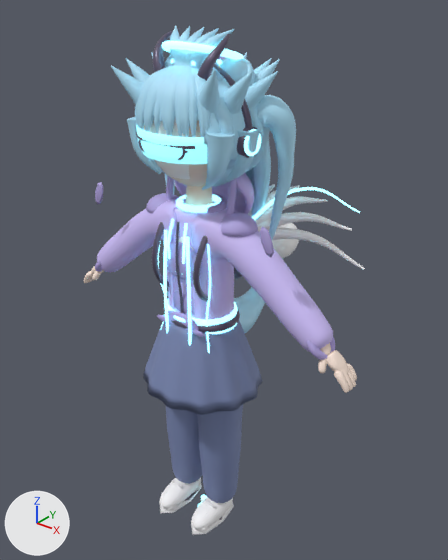
Renders of the glTF model public/models/avatar.glb from each side of a commit.
One viewpoint serves both versions: a 50 mm camera at (1.365, -1.568, 2.104) aimed at (-0.042, 0.19, 1.014). Lighting does not change. The marker at lower left points along +X, +Y and +Z. The picture after the commit comes second.

The scene before the commit, as lines of its bpy script (objects in view):
```python
me_acc_backpack = bpy.data.meshes.new('Acc_backpack')
me_acc_backpack.from_pydata(...)  # 784 vertices, 1548 faces; spans x -0.122..0.122, y -0.146..0.242, z 1.03..1.371
# faces by material slot: [1536, 12]
me_acc_backpack.materials.append(mat_dark)  # greyish purple #61596f
me_acc_backpack.materials.append(mat_accent)  # cyan #95f3ff, glowing cyan #95f3ff
me_acc_horns = bpy.data.meshes.new('Acc_horns')
me_acc_horns.from_pydata(...)  # 1400 vertices, 2792 faces; spans x -0.134..0.134, y -0.096..0.042, z 1.789..1.961
# faces by material slot: [872, 1920]
me_acc_horns.materials.append(mat_dark)  # greyish purple #61596f
me_acc_horns.materials.append(mat_accent)  # cyan #95f3ff, glowing cyan #95f3ff
me_body_001 = bpy.data.meshes.new('Body.001')
me_body_001.from_pydata(...)  # 6454 vertices, 12880 faces; spans x -0.652..0.652, y -0.12..0.084, z 0.014..1.486
me_body_001.materials.append(mat_skin)  # pale pink #f9e5d7
ob_acc_backpack = bpy.data.objects.new('Acc_backpack', me_acc_backpack)
ob_acc_backpack.location = (0.0, 0.0, 0.0)
ob_acc_horns = bpy.data.objects.new('Acc_horns', me_acc_horns)
ob_acc_horns.location = (0.0, 0.0, 0.0)
ob_body = bpy.data.objects.new('Body', me_body_001)
ob_body.location = (0.0, 0.0, 0.0)
# also in view: 'Hair_ponytail' at (0.0, 0.073, 1.548); 'Hair_bob' at (0.0, 0.024, 1.689); 'Hair_long' at (0.0, 0.038, 1.546); 'Top_cyber' at (0.0, 0.0, 1.077); 'Acc_foxears' at (0.0, 0.29, 1.35)
```
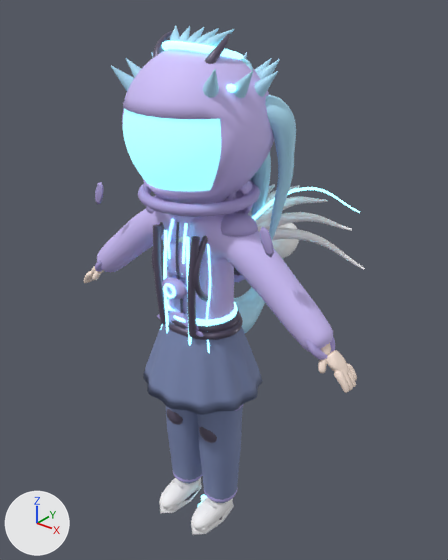
Changed parts and their boxes [x1, y1, x2, y2] in the pictures (448 x 560 px):
'Acc_helmet', added: after [122, 49, 274, 217]
    faces in mat_top (purple #d3c4ff): [122, 49, 274, 204]
    faces in mat_visor (cyan #95f3ff, glowing cyan #95f3ff): [123, 108, 221, 191]
    faces in mat_topdark (blue #b3a6e1): [138, 181, 260, 217]
'Top_space', added: after [98, 198, 331, 351]
    faces in mat_dark (greyish purple #61596f): [153, 224, 243, 340]
    faces in mat_topdark (blue #b3a6e1): [98, 198, 331, 351]
    faces in mat_top (purple #d3c4ff): [173, 215, 196, 316]
'Bottom_space', added: after [167, 308, 243, 502]
    faces in mat_dark (greyish purple #61596f): [167, 308, 240, 443]
    faces in mat_topdark (blue #b3a6e1): [172, 404, 243, 502]
'Hair_bob', unchanged, covered by the edit: before [127, 66, 270, 187]
'Top_hoodie', unchanged, covered by the edit: before [166, 56, 335, 359]; after [167, 180, 335, 359]
'Hair_long', unchanged, covered by the edit: before [135, 42, 271, 220]; after [191, 42, 271, 220]
'Acc_visor', unchanged, covered by the edit: before [136, 125, 207, 164]

What the commit changed:
Mesh me_top_space is new.
It has 6676 vertices, 13361 faces and spans x -0.646..0.646, y -0.174..0.259, z 0.74..1.421.
Faces by material slot: [2272, 5761, 3264, 2064].
It uses material mat_top (purple #d3c4ff).
It uses material mat_dark (greyish purple #61596f).
It uses material mat_topdark (blue #b3a6e1).
It uses material mat_accent (cyan #95f3ff, glowing cyan #95f3ff).
Mesh me_bottom_space is new.
It has 2802 vertices, 5584 faces and spans x -0.198..0.198, y -0.128..0.128, z 0.084..0.98.
Faces by material slot: [1936, 1344, 2304].
It uses material mat_bottom (blue #7c89b3).
It uses material mat_dark (greyish purple #61596f).
It uses material mat_topdark (blue #b3a6e1).
Mesh me_acc_helmet is new.
It has 1659 vertices, 3264 faces and spans x -0.258..0.258, y -0.243..0.266, z 1.414..1.922.
Faces by material slot: [2000, 256, 960, 48].
It uses material mat_top (purple #d3c4ff).
It uses material mat_visor (cyan #95f3ff, glowing cyan #95f3ff).
It uses material mat_topdark (blue #b3a6e1).
It uses material mat_accent (cyan #95f3ff, glowing cyan #95f3ff).
Object 'Top_space' (ob_top_space) is new; it shows me_top_space.
Its location is (0.0, 0.0, 0.0).
Object 'Bottom_space' (ob_bottom_space) is new; it shows me_bottom_space.
Its location is (0.0, 0.0, 0.0).
Object 'Acc_helmet' (ob_acc_helmet) is new; it shows me_acc_helmet.
Its location is (0.0, 0.0, 0.0).
